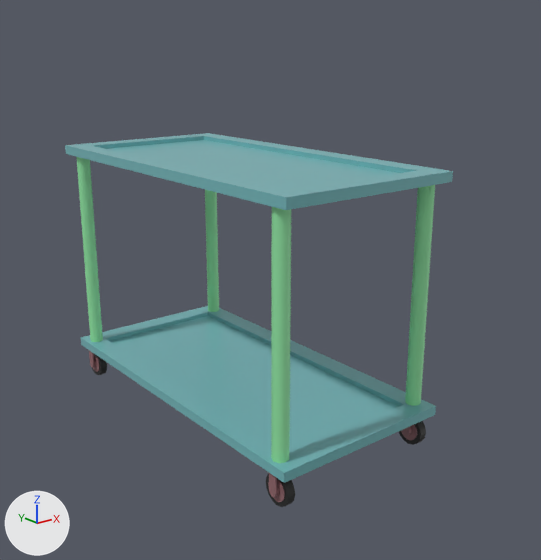
Renders of the Blender file Assets/BlenderProjects/Environment/WheeledTray.blend from each side of a commit.
Camera for both pictures: a 50 mm camera at (-1.156, -1.585, 0.989) aimed at (0.045, -0.083, 0.388). Arrows for +X, +Y and +Z are at lower left; the lights stay in place.

The older version as bpy lines, for what is in view:
```python
me_cylinder = bpy.data.meshes.new('Cylinder')
me_cylinder.from_pydata(...)  # an 8-sided cylinder along z spanning x 0.2..0.24, y -0.47..-0.43, z 0.0..0.572
me_cylinder.polygons.foreach_set('use_smooth', [True] * 10)
me_cylinder.materials.append(mat_supports)  # green #92e7a5
me_tray = bpy.data.meshes.new('Tray')
me_tray.from_pydata(...)  # 16 vertices, 14 faces; spans x -0.25..0.25, y -0.5..0.5, z -0.013..0.013
me_tray.materials.append(mat_tray)  # cyan #72b5b9
me_wheel = bpy.data.meshes.new('Wheel')
me_wheel.from_pydata(...)  # 117 vertices, 103 faces; spans x 0.0..0.025, y -0.04..0.04, z 0.0..0.09
me_wheel.polygons.foreach_set('use_smooth', [True] * 103)
# faces by material slot: [32, 71]
me_wheel.materials.append(mat_wheeltire)  # black #212121
me_wheel.materials.append(mat_wheelconnector)  # brown #91666b
ob_lowertray = bpy.data.objects.new('LowerTray', me_tray)
ob_lowertray.location = (0.0, 0.0, 0.102)
ob_supports = bpy.data.objects.new('Supports', me_cylinder)
ob_supports.location = (0.0, 0.0, 0.115)
_m = ob_supports.modifiers.new('Mirror', 'MIRROR')
_m.use_axis = (True, True, False)
ob_uppertray = bpy.data.objects.new('UpperTray', me_tray)
ob_uppertray.location = (0.0, 0.0, 0.7)
ob_wheel_000 = bpy.data.objects.new('Wheel.000', me_wheel)
ob_wheel_000.location = (0.22, -0.45, 0.0)
_m = ob_wheel_000.modifiers.new('Mirror', 'MIRROR')
ob_wheel_001 = bpy.data.objects.new('Wheel.001', me_wheel)
ob_wheel_001.location = (-0.22, -0.45, 0.0)
_m = ob_wheel_001.modifiers.new('Mirror', 'MIRROR')
ob_wheel_002 = bpy.data.objects.new('Wheel.002', me_wheel)
ob_wheel_002.location = (-0.22, 0.45, 0.0)
_m = ob_wheel_002.modifiers.new('Mirror', 'MIRROR')
```
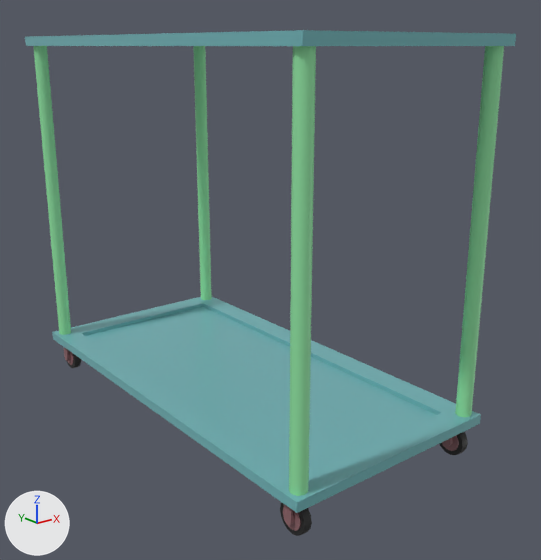
Pixel boxes [x1, y1, x2, y2] of what changed, in the pictures (541 x 560 px; the box of a moved part takes in the faces that stretch with it):
'LowerTray', mesh rescaled (21% wider, 22% taller)
    before: [81, 306, 436, 483]
    after: [52, 297, 481, 513]
'Supports', mesh rescaled (31% wider, 47% taller)
    before: [76, 157, 435, 463]
    after: [33, 46, 504, 496]
'UpperTray', mesh rescaled, moved (26% wider, 78% shorter)
    before: [65, 133, 453, 210]
    after: [25, 30, 516, 46]
'Wheel.001', moved
    before: [266, 472, 295, 507]
    after: [280, 502, 312, 536]
'Wheel.000', moved
    before: [399, 421, 426, 445]
    after: [439, 432, 468, 455]
'Wheel.002', moved
    before: [89, 350, 107, 375]
    after: [64, 347, 81, 368]
part 1 of me_tray, moved or reshaped
    before: [65, 133, 453, 483]
    after: [25, 30, 516, 513]

Diff of the bpy script that builds the scene:
```diff
--- a/Assets/BlenderProjects/Environment/WheeledTray.blend.py
+++ b/Assets/BlenderProjects/Environment/WheeledTray.blend.py
@@ me_tray @@
 me_tray.from_pydata(...)  # 16 vertices, 14 faces; spans x -0.25..0.25, y -0.5..0.5, z -0.013..0.013
 # used by ob_lowertray; location = (0.0, 0.0, 0.102)
+# me_tray part 1: the whole mesh is scaled about its middle by (1.2, 1.2, 1)
 me_tray.materials.append(mat_tray)
@@ me_cylinder @@
 me_cylinder.from_pydata(...)  # 16 vertices, 10 faces; spans x 0.2..0.24, y -0.47..-0.43, z 0.0..0.572
 # used by ob_supports; location = (0.0, 0.0, 0.115)
+# me_cylinder part 2: the whole mesh is scaled about its middle by (1, 1, 1.52), then moved by (0.05, -0.12, 0.15)
 me_cylinder.materials.append(mat_supports)
@@ ob_wheel_000 @@
 ob_wheel_000 = bpy.data.objects.new('Wheel.000', me_wheel)
-ob_wheel_000.location = (0.22, -0.45, 0.0)
+ob_wheel_000.location = (0.26, -0.55, 0.0)
 _m = ob_wheel_000.modifiers.new('Mirror', 'MIRROR')
@@ ob_wheel_001 @@
 ob_wheel_001 = bpy.data.objects.new('Wheel.001', me_wheel)
-ob_wheel_001.location = (-0.22, -0.45, 0.0)
+ob_wheel_001.location = (-0.26, -0.55, 0.0)
 _m = ob_wheel_001.modifiers.new('Mirror', 'MIRROR')
@@ ob_wheel_002 @@
 ob_wheel_002 = bpy.data.objects.new('Wheel.002', me_wheel)
-ob_wheel_002.location = (-0.22, 0.45, 0.0)
+ob_wheel_002.location = (-0.26, 0.55, 0.0)
 _m = ob_wheel_002.modifiers.new('Mirror', 'MIRROR')
@@ ob_uppertray @@
 ob_uppertray = bpy.data.objects.new('UpperTray', me_tray)
-ob_uppertray.location = (0.0, 0.0, 0.7)
+ob_uppertray.location = (0.0, 0.0, 1.0)
```
